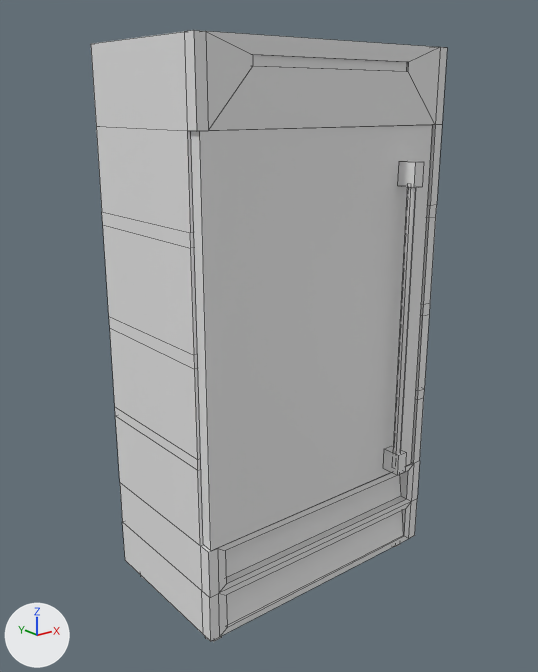
Before and after pictures for a commit that changed the FBX model Assets/Matt/Models/FullFridge.fbx.
Camera for both pictures: a 50 mm lens placed at (-2.02, -2.49, 2.15), pointed at (-0.05, -0.01, 1.16). Every picture has the same lights, and +X, +Y and +Z are marked at lower left. Mesh edges are drawn as thin lines. Where no turn or scale is listed for an object, it has been applied to the vertices.

Objects in the first picture: 'Fridge', 'FridgeDoor'.
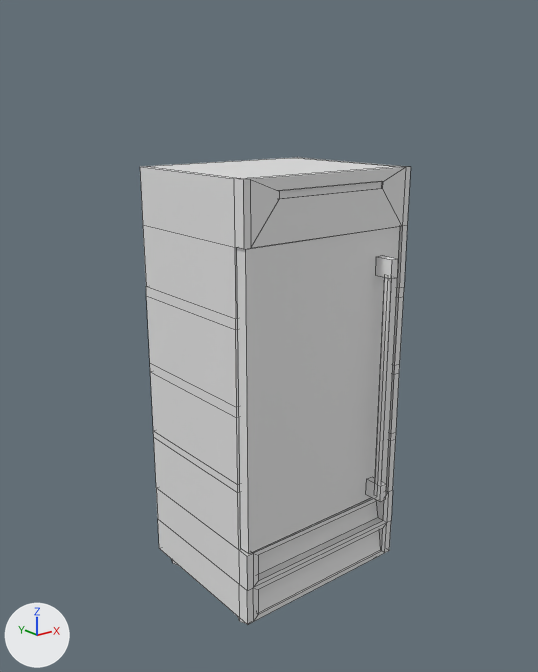
Commit message: Fridge fix

Where the change shows, as pixel boxes (x1, y1, x2, y2) in the pictures (538 x 672 px):
'Fridge', mesh rescaled (24% narrower, 23% shorter): before (91, 30, 447, 641); after (140, 157, 411, 625)
'FridgeDoor', mesh rescaled, moved (33% narrower, 23% shorter): before (191, 125, 433, 551); after (237, 227, 400, 554)

Diff of the bpy script that builds the scene:
```diff
--- a/Assets/Matt/Models/FullFridge.fbx.py
+++ b/Assets/Matt/Models/FullFridge.fbx.py
@@ me_cube_001 @@
 me_cube_001.from_pydata(...)  # 36 vertices, 22 faces; spans x 0.0..1.18, y -0.11..0.03, z -0.79..0.79
 # used by ob_fridgedoor; location = (-0.613, -0.334, 1.271)
+# me_cube_001 part 1: the whole mesh is scaled about the mesh origin by (0.7, 1, 0.796)
@@ me_cube @@
 me_cube.from_pydata(...)  # 206 vertices, 193 faces; spans x -0.63..0.62, y -0.36..0.36, z 0.0..2.37
 # used by ob_fridge; location = (0.0, 0.0, 0.0)
+# me_cube part 2: the whole mesh is scaled about the mesh origin by (0.7, 1, 0.8)
@@ ob_fridgedoor @@
 ob_fridgedoor = bpy.data.objects.new('FridgeDoor', me_cube_001)
-ob_fridgedoor.location = (-0.613, -0.334, 1.271)
+ob_fridgedoor.location = (-0.429, -0.334, 1.018)
```
